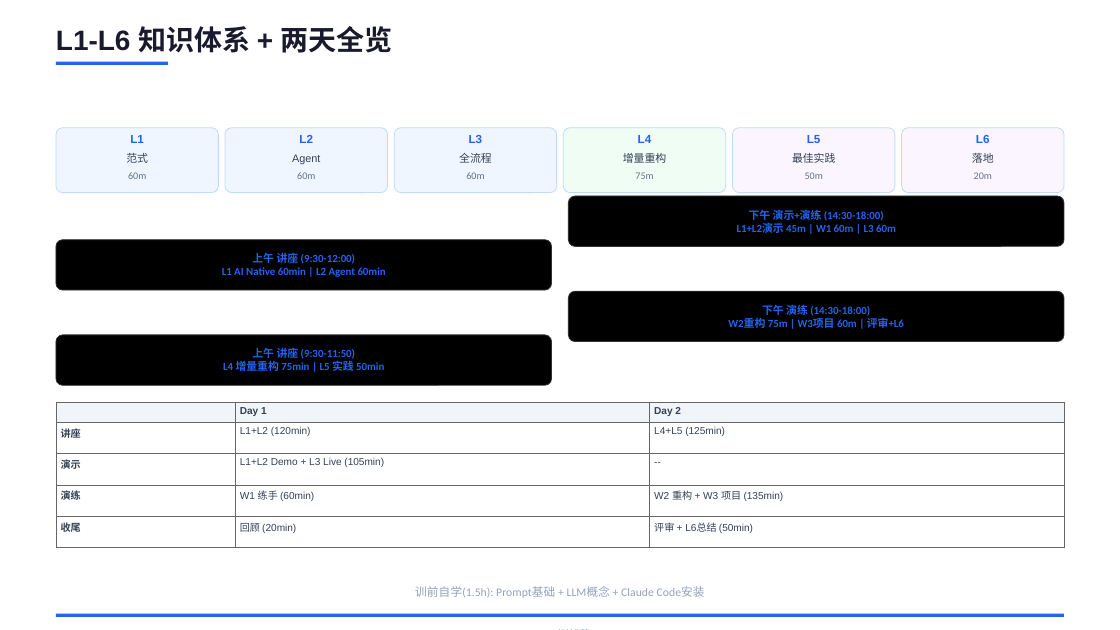
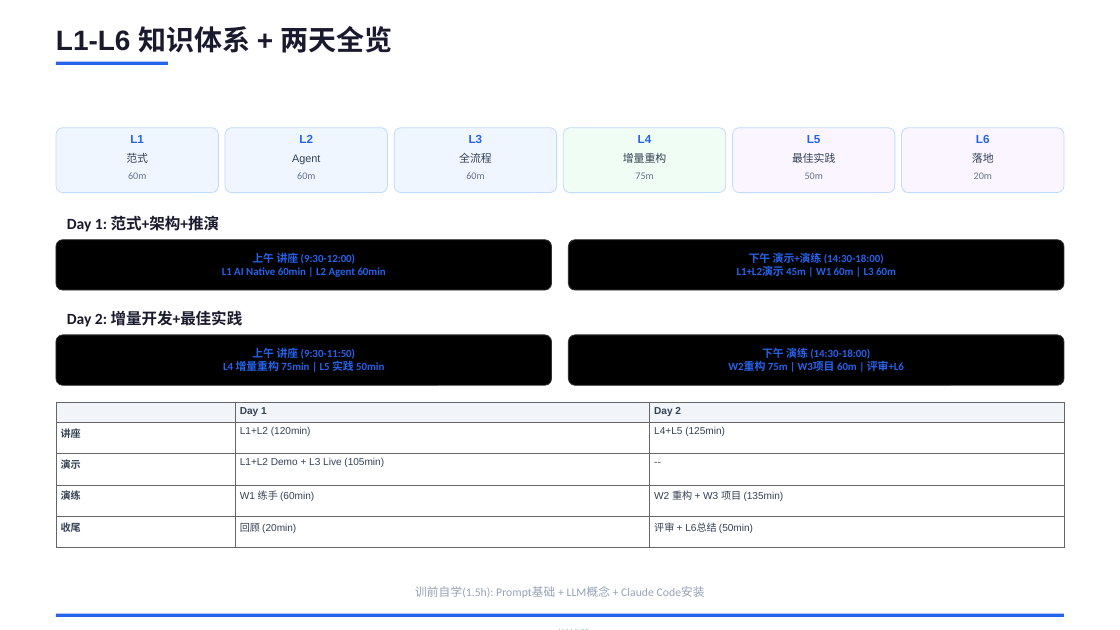
Before and after one commit to JungleTestLabs/ai-coding-training, a slide deck: slide 2 of docs/AI-Native-训战营-介绍与日程.pptx. Drawn at 1120x630 pixels with LibreOffice and Linux fonts; fonts in the diff are those of the drawing. Boxes give left, top, right and bottom in pixels: in the first picture for what was removed or moved away, otherwise in the second. Text is boxed around its words. In the diff, an @@ line names an element or a change of style, - is before the commit and + after.

```diff
--- a/docs/AI-Native-训战营-介绍与日程.pptx
+++ b/docs/AI-Native-训战营-介绍与日程.pptx
@@ text added at (x1=67, y1=215, x2=219, y2=232), 10 pt, text #1A1A2E, bold @@
+Day 1: 范式+架构+推演
@@ text "Day 2: 增量开发+最佳实践" rewrapped from (x1=111, y1=361, x2=243, y2=371) to (x1=67, y1=310, x2=243, y2=327) @@
@@ 2 texts, 2 rounded rectangles moved together from (x1=569, y1=196, x2=1064, y2=342) to (x1=569, y1=240, x2=1064, y2=385) @@
```
Also in this commit, not shown: 5 other slides changed.
